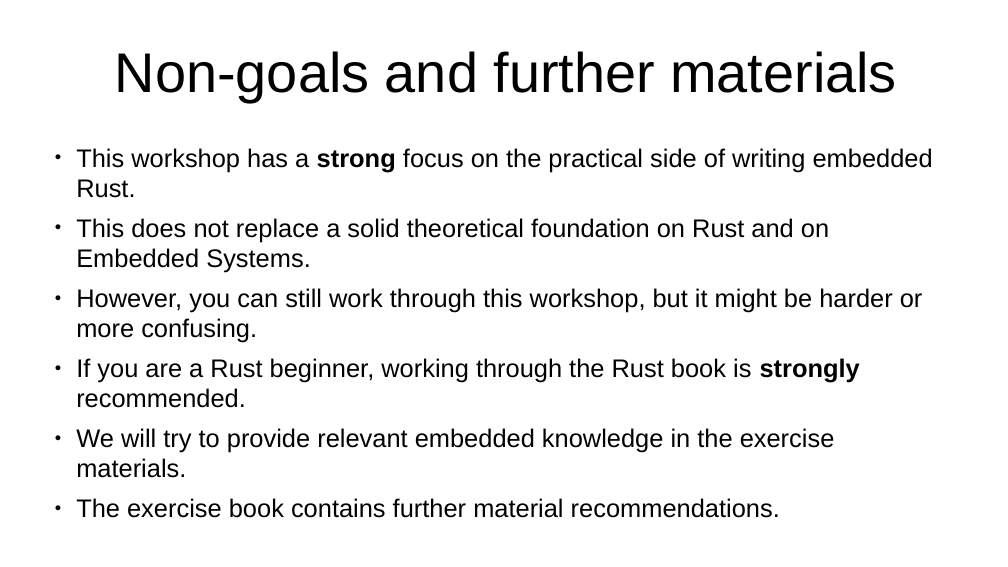
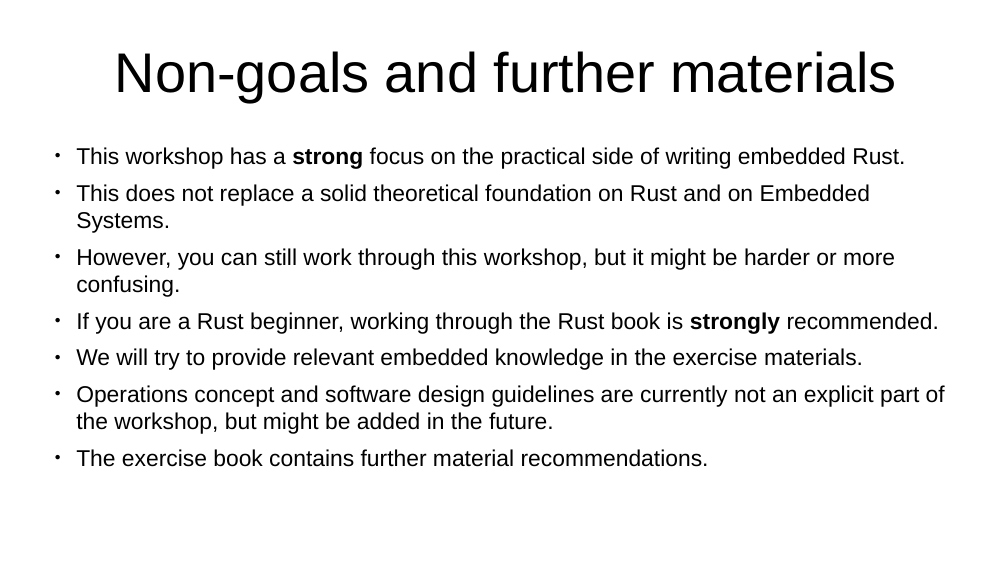
Before and after one commit to us-irs/embedded-rust-workshop, a slide deck: slide 8 of slides/embedded-rust-workshop.odp (slide 7 before the commit). Drawn at 1008x567 pixels with LibreOffice and Linux fonts; fonts in the diff are those of the drawing. Boxes give left, top, right and bottom in pixels: in the first picture for what was removed or moved away, otherwise in the second. Text is boxed around its words. In the diff, an @@ line names an element or a change of style, - is before the commit and + after.

```diff
--- a/slides/embedded-rust-workshop.odp
+++ b/slides/embedded-rust-workshop.odp
@@ text at (x1=76, y1=147, x2=939, y2=467): size 20 to 18 pt in "This workshop has a strong focus on ...", "This does not replace a solid theoretical ...", "However, you can still work through this ...", "If you are a Rust beginner, working ..." and 2 more places @@
@@ text at (x1=76, y1=385, x2=945, y2=434): paragraph added @@
+● Operations concept and software design guidelines are currently not an explicit part of the workshop, but might be added in the future.
```
Also in this commit, not shown: 4 other slides changed, 1 slide added.
